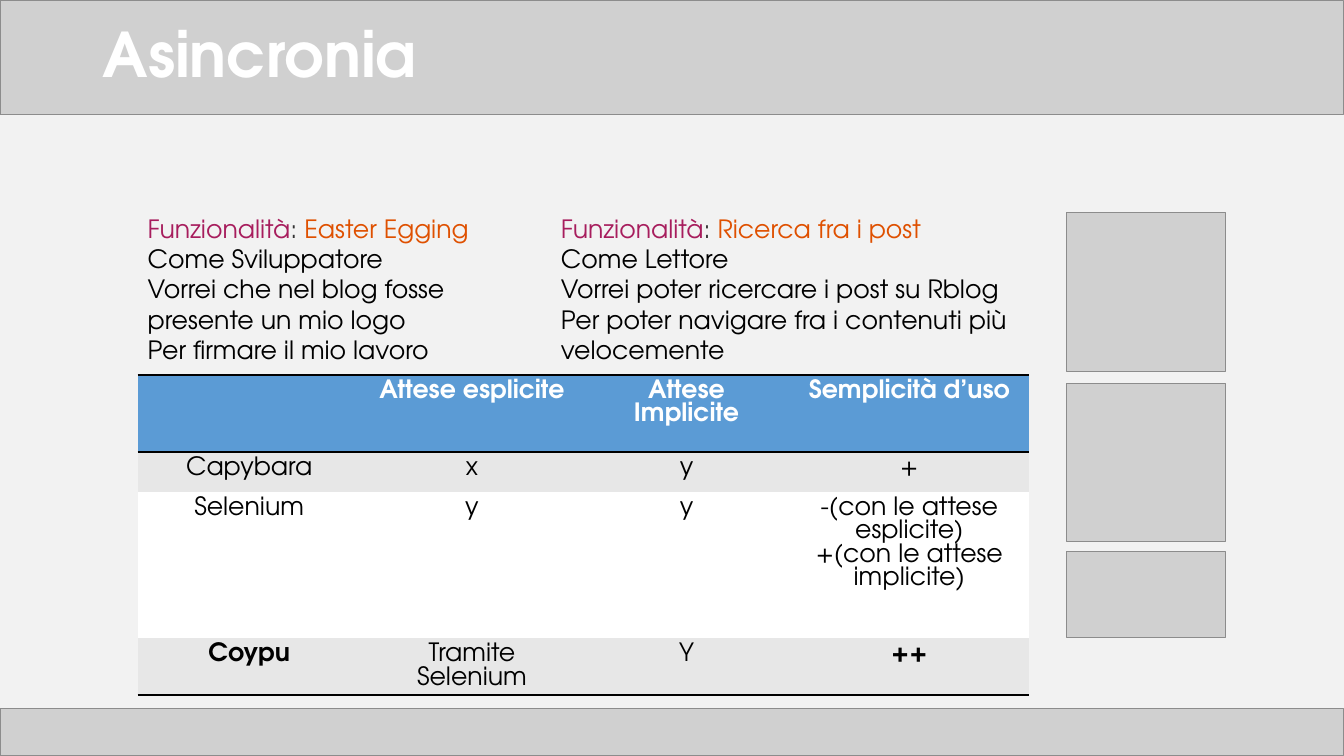
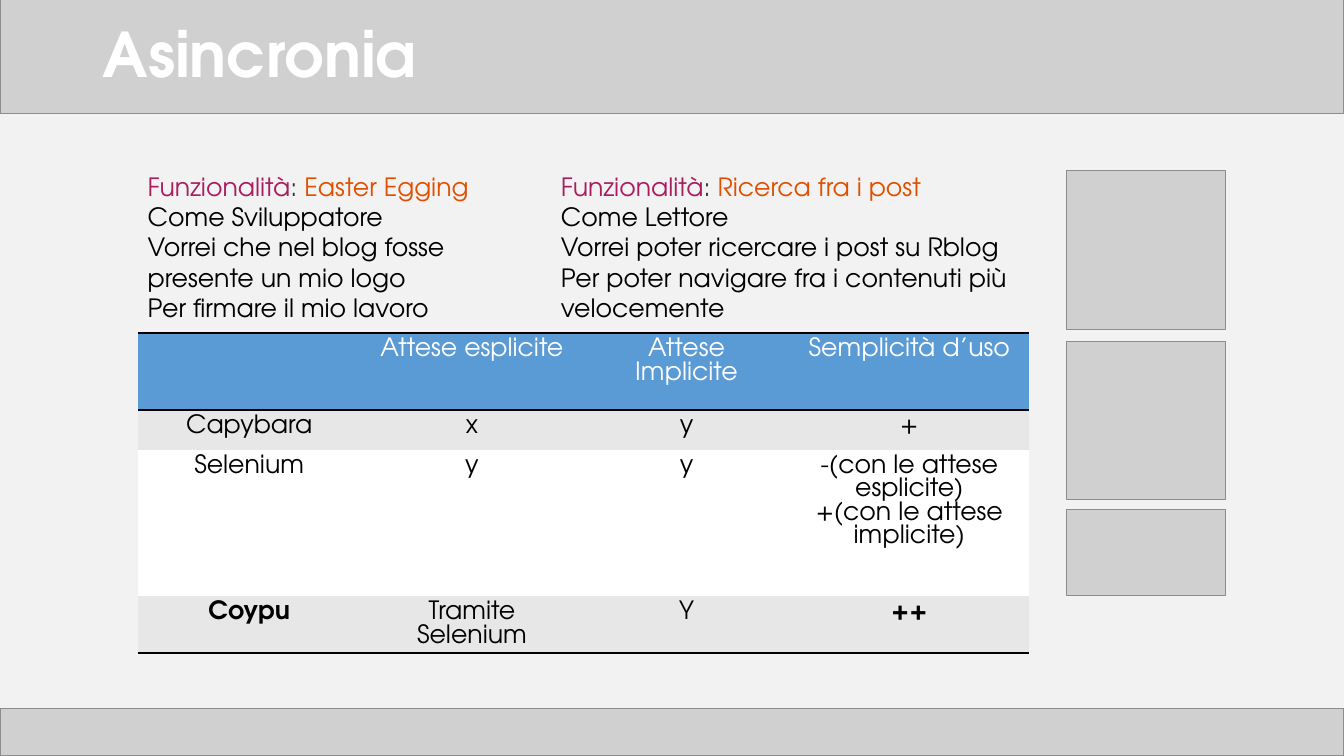
Before and after one commit to TTia/xblog-thesis, a slide deck: slide 19 of Presentazione.pptx. Drawn at 1344x756 pixels with LibreOffice and Linux fonts; fonts in the diff are those of the drawing; grey boxes stand for pictures. Boxes give left, top, right and bottom in pixels: in the first picture for what was removed or moved away, otherwise in the second. Text is boxed around its words. In the diff, an @@ line names an element or a change of style, - is before the commit and + after.

```diff
--- a/Presentazione.pptx
+++ b/Presentazione.pptx
@@ 2 texts, 1 picture: place and size @@
-2 texts, 1 picture at (148,213,1225,371)
+2 texts, 1 picture at (148,170,1225,329)
@@ 2 pictures, 1 table: place and size @@
-2 pictures, 1 table at (138,375,1225,709)
+2 pictures, 1 table at (138,333,1225,666)
@@ table at (138,333,1029,666) @@
@@ bold off in "Attese esplicite", "Attese Implicite", "Semplicità d’uso" @@
```
Also in this commit, not shown: 19 other slides changed, 1 slide added, 1 slide removed, 3 other files.
